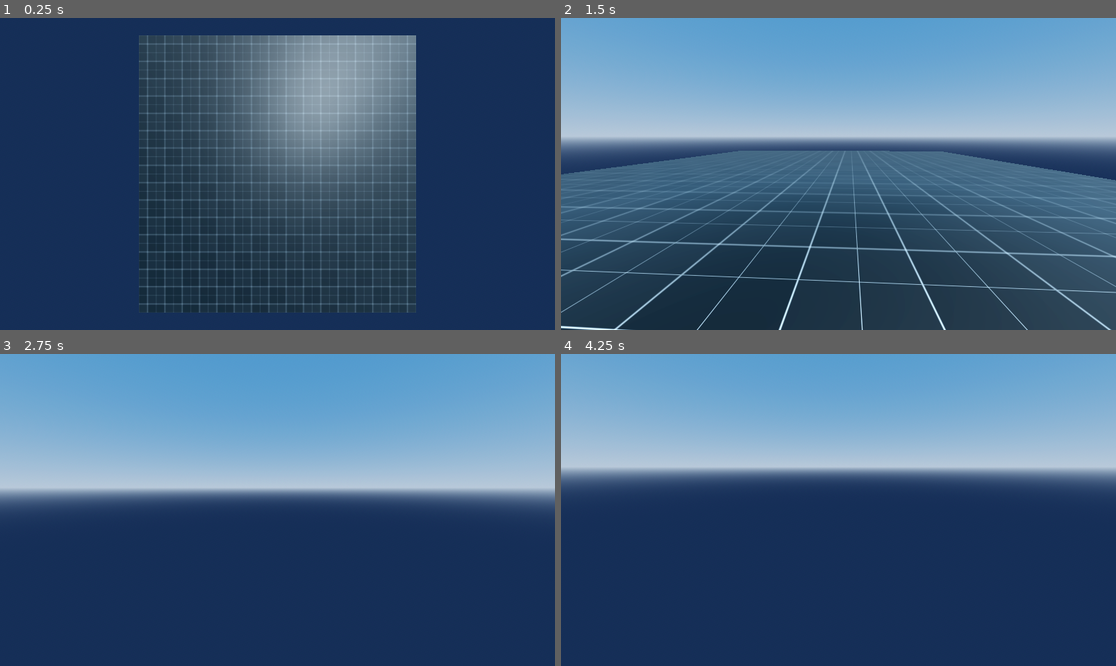
Above: before the commit, frames 1-4 (two rows, left to right).
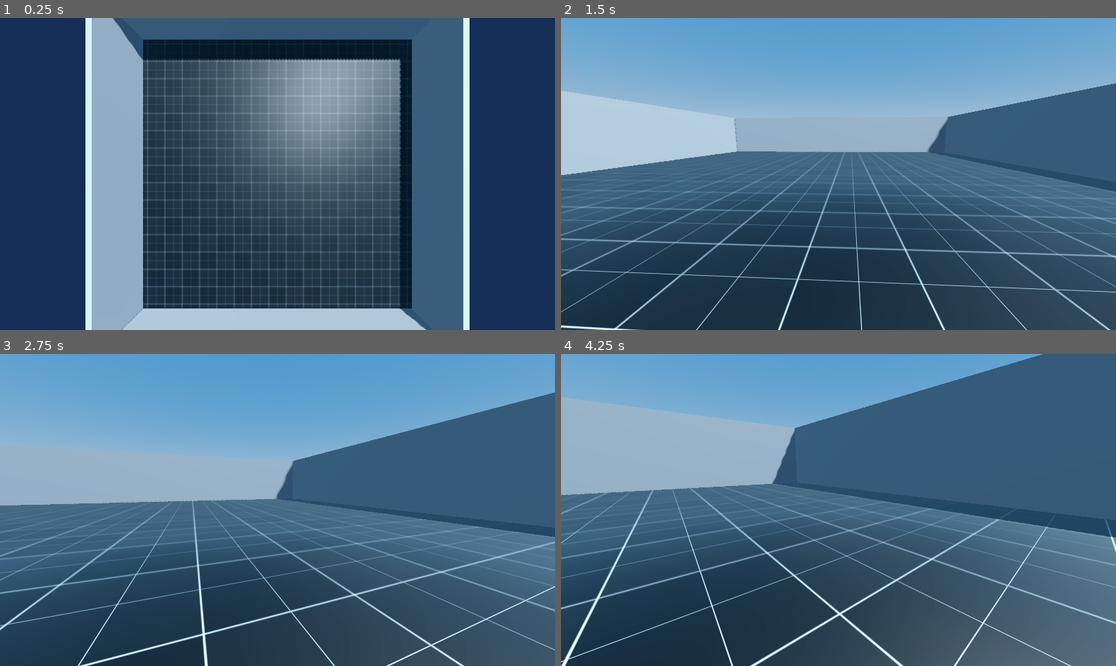
Above: after the commit, the same moments.

Repository: C12-H22-O11/sandbox_study
Game: Godot game, scene res://scenes/levels/sandbox_level.tscn
The game is run twice, just before and just after one commit, with the same random seed, the same clock (stepped at 60 frames per second) and the same inputs. This scene is started directly instead of the project's main scene.
Inputs (mouse positions are in pixels of both pictures, inside the frame that each line leads up to):
- Up to frame 1 (0.25 s): no input
- Up to frame 2 (1.5 s): tap Enter at 0.5 s; move the mouse to (960, 158) at 0.52 s; hold D (move_right) 0.53-1.28 s; click (960, 158) at 0.67 s; tap Space (jump) at 0.77 s; move the mouse to (810, 174) at 1.27 s; hold W (move_forward) from 1.28 s (still down)
- Up to frame 3 (2.75 s): keep holding W (move_forward); tap Space (jump) at 1.52 s; move the mouse to (288, 503) at 2.02 s
- Up to frame 4 (4.25 s): keep holding W (move_forward); move the mouse to (832, 516) at 2.77 s; click (832, 516) at 2.92 s; tap Space (jump) at 3.02, 3.77 s; move the mouse to (877, 513) at 3.52 s

The runs differ from the first frame. In frame 1, 32% of the frame differs, in the area x 15-85%, y 0-100%; in frame 2, 13%; in frame 3, 48%; in frame 4, 61%, in the area x 0-100%, y 0-100%.

Commit message:
feat : Added walls

Diff:
--- a/scenes/levels/sandbox_level.tscn
+++ b/scenes/levels/sandbox_level.tscn
@@ -1,8 +1,9 @@
-[gd_scene load_steps=9 format=3 uid="uid://kop0l0v86hog"]
+[gd_scene load_steps=10 format=3 uid="uid://kop0l0v86hog"]
 
 [ext_resource type="Script" path="res://scenes/levels/spawning_platform.gd" id="1_c8asd"]
 [ext_resource type="Material" uid="uid://ba75cp2p48ye4" path="res://resources/materials/grid/grid.tres" id="1_tkb72"]
 [ext_resource type="Script" path="res://scenes/levels/player_spawner.gd" id="3_1rg0g"]
+[ext_resource type="PackedScene" uid="uid://b4gmmr676xj15" path="res://scenes/terrain/wall.tscn" id="3_he61m"]
 
 [sub_resource type="ProceduralSkyMaterial" id="ProceduralSkyMaterial_gcp2o"]
 sky_top_color = Color(0.23908, 0.463795, 0.678248, 1)
@@ -50,6 +51,20 @@
 [node name="MeshInstance3D" type="MeshInstance3D" parent="World/Terrain/Platform"]
 mesh = SubResource("PlaneMesh_6jpfk")
 
+[node name="Walls" type="Node3D" parent="World/Terrain"]
+
+[node name="EastWall" parent="World/Terrain/Walls" instance=ExtResource("3_he61m")]
+transform = Transform3D(1, 0, 0, 0, 1, 0, 0, 0, 1, 15.75, 0, 0)
+
+[node name="WestWall" parent="World/Terrain/Walls" instance=ExtResource("3_he61m")]
+transform = Transform3D(1, 0, 0, 0, 1, 0, 0, 0, 1, -15.75, 0, 0)
+
+[node name="SudWall" parent="World/Terrain/Walls" instance=ExtResource("3_he61m")]
+transform = Transform3D(-4.37114e-08, 0, 1, 0, 1, 0, -1, 0, -4.37114e-08, 0, 0, 15.75)
+
+[node name="NorthWall" parent="World/Terrain/Walls" instance=ExtResource("3_he61m")]
+transform = Transform3D(-4.37114e-08, 0, 1, 0, 1, 0, -1, 0, -4.37114e-08, 0, 0, -15.75)
+
 [node name="Players" type="Node3D" parent="World"]
 
 [node name="PlayerSpawner" type="MultiplayerSpawner" parent="World"]
--- /dev/null
+++ b/scenes/terrain/wall.tscn
@@ -0,0 +1,17 @@
+[gd_scene load_steps=3 format=3 uid="uid://b4gmmr676xj15"]
+
+[sub_resource type="BoxShape3D" id="BoxShape3D_5727t"]
+size = Vector3(0.5, 5, 32)
+
+[sub_resource type="BoxMesh" id="BoxMesh_ww73b"]
+size = Vector3(0.5, 5, 32)
+
+[node name="Wall" type="StaticBody3D"]
+
+[node name="CollisionShape3D" type="CollisionShape3D" parent="."]
+transform = Transform3D(1, 0, 0, 0, 1, 0, 0, 0, 1, 0, 2.5, 0)
+shape = SubResource("BoxShape3D_5727t")
+
+[node name="MeshInstance3D" type="MeshInstance3D" parent="."]
+transform = Transform3D(1, 0, 0, 0, 1, 0, 0, 0, 1, 0, 2.5, 0)
+mesh = SubResource("BoxMesh_ww73b")
